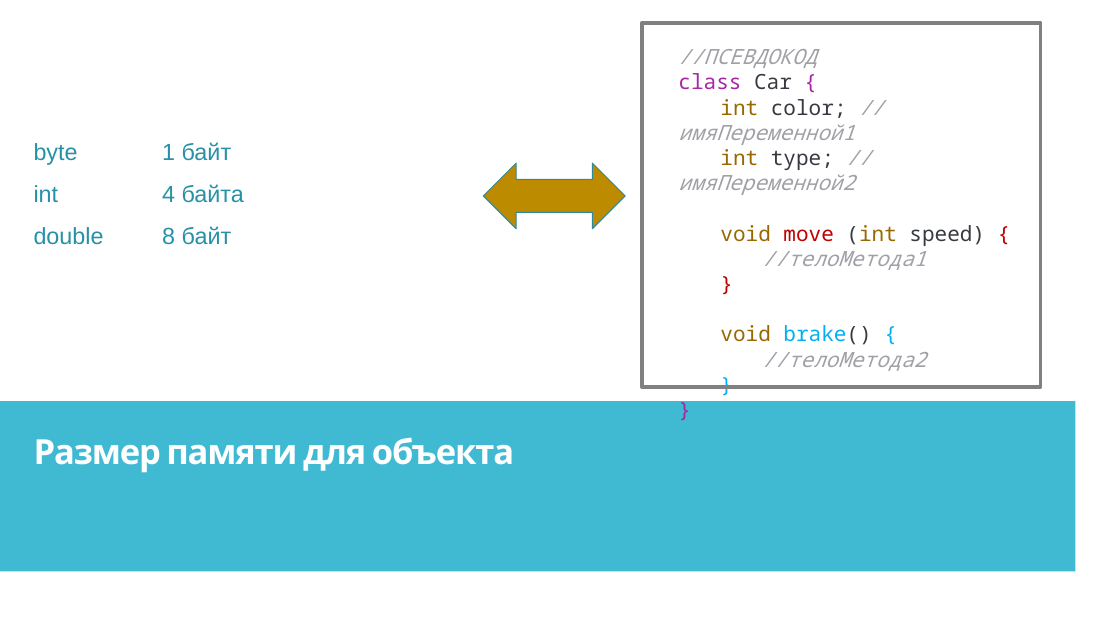
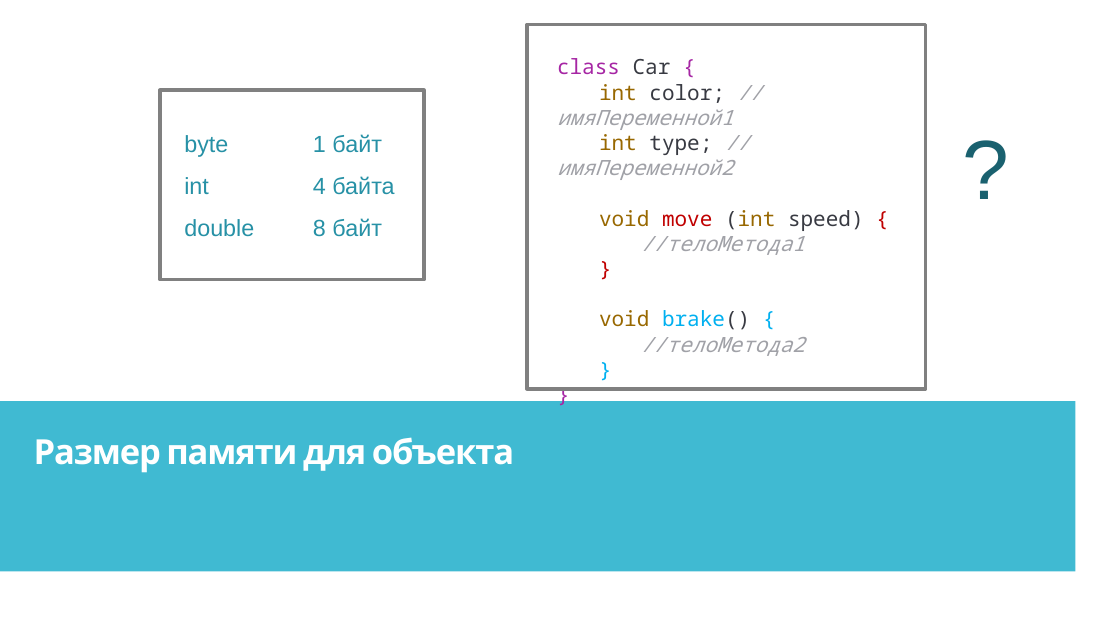
Before and after one commit to IriEfremova/LessonsCube, a slide deck: slide 12 of Samsung/Lesson10/OOP.pptx (slide 11 before the commit). Drawn at 1120x630 pixels with LibreOffice and Linux fonts; fonts in the diff are those of the drawing. Boxes give left, top, right and bottom in pixels: in the first picture for what was removed or moved away, otherwise in the second. Text is boxed around its words. In the diff, an @@ line names an element or a change of style, - is before the commit and + after.

```diff
--- a/Samsung/Lesson10/OOP.pptx
+++ b/Samsung/Lesson10/OOP.pptx
@@ rectangle: place and size @@
-rectangle at [642,23,1041,387]
+rectangle at [527,24,926,389]
@@ text "class Car {": place and size @@
-text "class Car {" at [678,49,985,371]
+text "class Car {" at [557,58,864,356]
@@ text at [678,49,817,68]: paragraph removed @@
-//ПСЕВДОКОД
@@ rectangle added at [160,90,423,280], outline #808080 3 pt @@
@@ text "byte 1 байт": place and size @@
-text "byte 1 байт" at [34,142,244,245]
+text "byte 1 байт" at [184,134,394,237]
@@ text added at [954,111,1018,221], 72 pt, text #1A616F @@
+?
@@ left right arrow removed at [483,163,625,229] @@
```
Also in this commit, not shown: 2 other slides changed, 6 slides added, 9 slides removed, 1 other file.
